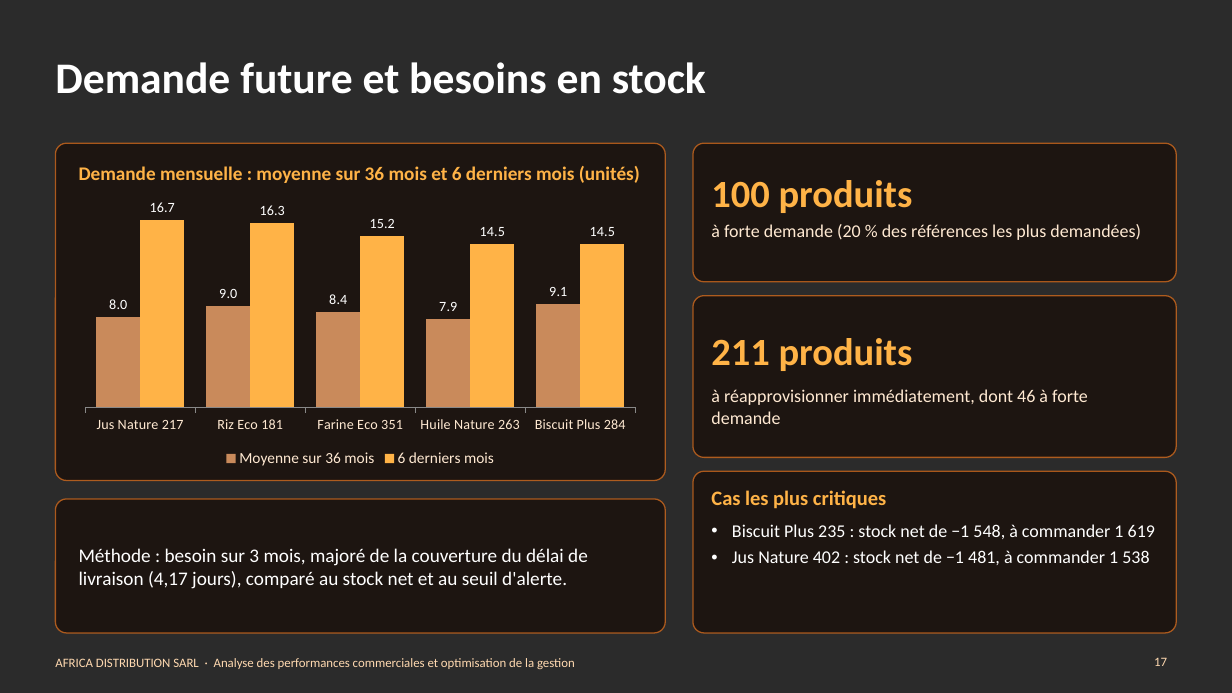
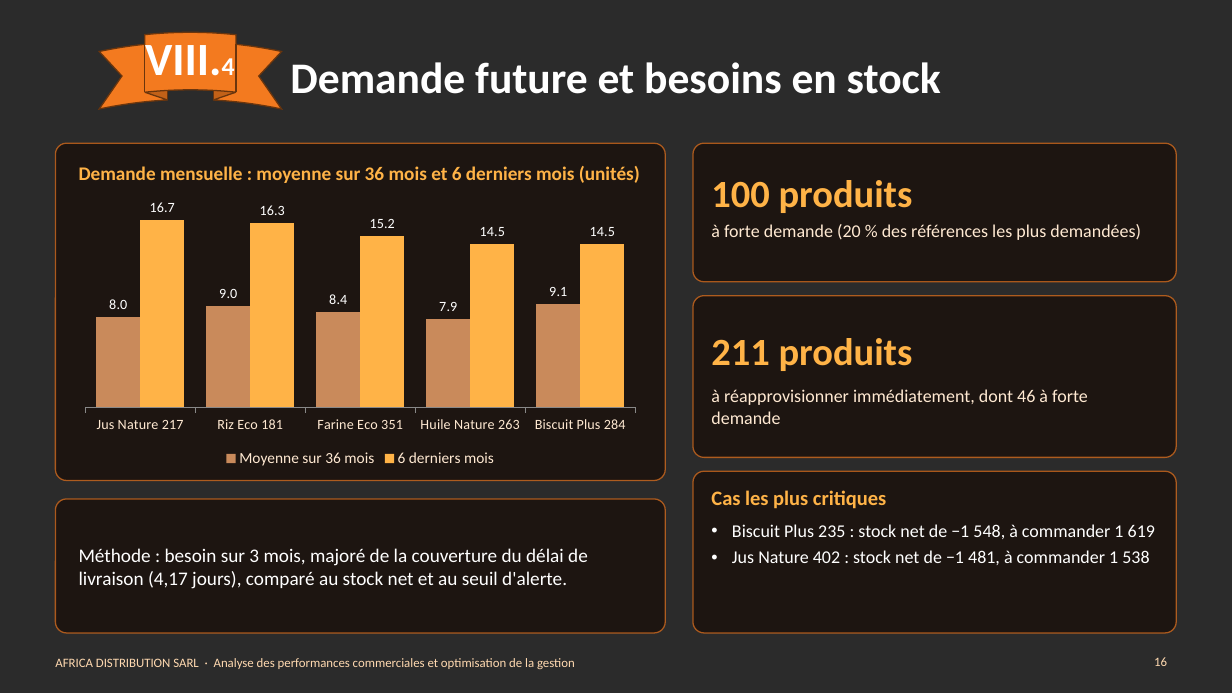
Before and after one commit to Agatte-Data/STAGE-DATA-ANALYST, a slide deck: slide 16 of 08_PRESENTATION/Presentation_AFRICA_DISTRIBUTION.pptx (slide 17 before the commit). Drawn at 1232x693 pixels with LibreOffice and Linux fonts; fonts in the diff are those of the drawing; background and template pictures are left out; a plain dark background stands for a picture behind light text. Boxes give left, top, right and bottom in pixels: in the first picture for what was removed or moved away, otherwise in the second. Text is boxed around its words. In the diff, an @@ line names an element or a change of style, - is before the commit and + after.

```diff
--- a/08_PRESENTATION/Presentation_AFRICA_DISTRIBUTION.pptx
+++ b/08_PRESENTATION/Presentation_AFRICA_DISTRIBUTION.pptx
@@ title "Demande future et besoins en ..." at <box>290,62,941,94</box>: alignment left to centre @@
@@ ellipse ribbon added at <box>99,32,281,109</box>, fill #F37A1F, outline #6B350E 1 pt @@
@@ text added at <box>145,37,235,76</box>, 36 pt, text #FFFFFF, bold @@
+VIII.4
@@ page number at <box>1154,657,1167,666</box>: text changed @@
-17
+16
```
Also in this commit, not shown: 15 other slides changed, 1 slide added, 1 slide removed, 11 other files.
